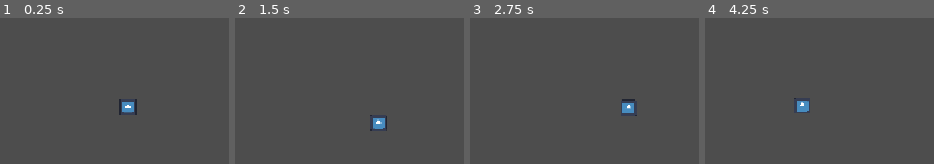
Above: before the commit, frames 1-4 (left to right).
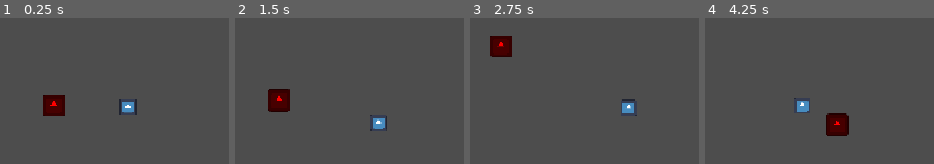
Above: after the commit, the same moments.

Repository: butteredsaltedtoast/orbit
Game: Godot game, scene res://levels/main.tscn
Same seed, same stepped clock (60 frames per second), same inputs: the game is played once before the commit and once after it. Before the commit the project starts from res://player/player.tscn. The engine's default icon, where the game draws it, is replaced by a stand-in: a white triangle on a blue panel in a dark square.
Inputs:
- Up to frame 1 (0.25 s): no input
- Up to frame 2 (1.5 s): hold D (move_right) 0.53-1.28 s; hold S (move_down) from 1.28 s (still down)
- Up to frame 3 (2.75 s): release S (move_down) at 2.03 s; hold D (move_right) from 2.03 s (still down)
- Up to frame 4 (4.25 s): release D (move_right) at 2.78 s; hold W (move_up) 2.78-3.53 s; hold A (move_left) from 3.53 s (still down)

The runs differ from the first frame. In frame 1, 1.4% of the frame differs, in the area x 18-29%, y 52-68%; in frame 2, 1.5%; in frame 3, 1.4%; in frame 4, 1.6%, in the area x 52-63%, y 65-81%.

Commit message:
basic organization and evil godot enemy

Diff:
--- /dev/null
+++ b/enemies/enemy.gd
@@ -0,0 +1,11 @@
+class_name Enemy
+extends CharacterBody2D
+
+@export var speed: float = 125.0
+
+func _physics_process(_delta: float) -> void:
+	var direction: Vector2 = Vector2.ZERO
+	if is_instance_valid(GameState.player):
+		direction = global_position.direction_to(GameState.player.global_position)
+	velocity = direction * speed
+	move_and_slide()
--- /dev/null
+++ b/enemies/enemy.tscn
@@ -0,0 +1,20 @@
+[gd_scene format=3 uid="uid://c0hm73mfrcvb6"]
+
+[ext_resource type="Script" uid="uid://34ekybs6u2mx" path="res://enemies/enemy.gd" id="1_7frlh"]
+[ext_resource type="Texture2D" uid="uid://dr32pshn8sbkr" path="res://icon.svg" id="1_fw1ev"]
+
+[sub_resource type="CircleShape2D" id="CircleShape2D_o33cc"]
+radius = 15.0
+
+[node name="Enemy" type="CharacterBody2D" unique_id=1015853766]
+collision_layer = 2
+collision_mask = 3
+script = ExtResource("1_7frlh")
+
+[node name="Sprite2D" type="Sprite2D" parent="." unique_id=1206697953]
+modulate = Color(1, 0, 0, 1)
+scale = Vector2(0.25, 0.25)
+texture = ExtResource("1_fw1ev")
+
+[node name="CollisionShape2D" type="CollisionShape2D" parent="." unique_id=1897952006]
+shape = SubResource("CircleShape2D_o33cc")
--- /dev/null
+++ b/globals/game_state.gd
@@ -0,0 +1,3 @@
+extends Node
+
+var player: Player = null
--- /dev/null
+++ b/levels/main.tscn
@@ -0,0 +1,11 @@
+[gd_scene format=3 uid="uid://biriwn23m61yg"]
+
+[ext_resource type="PackedScene" uid="uid://cpr5t4paix2ua" path="res://player/player.tscn" id="1_2262g"]
+[ext_resource type="PackedScene" uid="uid://c0hm73mfrcvb6" path="res://enemies/enemy.tscn" id="2_wdj6m"]
+
+[node name="Main" type="Node2D" unique_id=440888473]
+
+[node name="Player" parent="." unique_id=1696184416 instance=ExtResource("1_2262g")]
+
+[node name="Enemy" parent="." unique_id=1015853766 instance=ExtResource("2_wdj6m")]
+position = Vector2(-138, -3)
--- a/player/player.gd
+++ b/player/player.gd
@@ -1,8 +1,15 @@
+class_name Player
 extends CharacterBody2D
-
 @export var max_speed: float = 250.0
 @export var acceleration: float = 2500.0
 @export var friction: float = 3500.0
+
+func _ready() -> void:
+	GameState.player = self
+
+func _exit_tree() -> void:
+	if(GameState.player == self):
+		GameState.player = null
 
 func _physics_process(delta: float) -> void:
 	var direction: Vector2 = Input.get_vector("move_left", "move_right", "move_up", "move_down")
--- a/player/player.tscn
+++ b/player/player.tscn
@@ -6,7 +6,8 @@
 [sub_resource type="CircleShape2D" id="CircleShape2D_38vvf"]
 radius = 16.0
 
-[node name="Player" type="CharacterBody2D" unique_id=1696184416]
+[node name="Player" type="CharacterBody2D" unique_id=1696184416 groups=["player"]]
+collision_mask = 2
 script = ExtResource("1_rkbax")
 
 [node name="Sprite2D" type="Sprite2D" parent="." unique_id=1409940819]
--- a/project.godot
+++ b/project.godot
@@ -11,9 +11,13 @@
 [application]
 
 config/name="orbit"
-run/main_scene="uid://cpr5t4paix2ua"
+run/main_scene="uid://biriwn23m61yg"
 config/features=PackedStringArray("4.7", "Forward Plus")
 config/icon="res://icon.svg"
+
+[autoload]
+
+GameState="*uid://dkxabkffh62bc"
 
 [display]
 
@@ -47,6 +51,12 @@
 ]
 }
 
+[layer_names]
+
+2d_physics/layer_1="player"
+2d_physics/layer_2="enemy"
+2d_physics/layer_3="flung"
+
 [physics]
 
 3d/physics_engine="Jolt Physics"
Not shown, added: enemies/enemy.gd.uid
Not shown, added: globals/game_state.gd.uid
